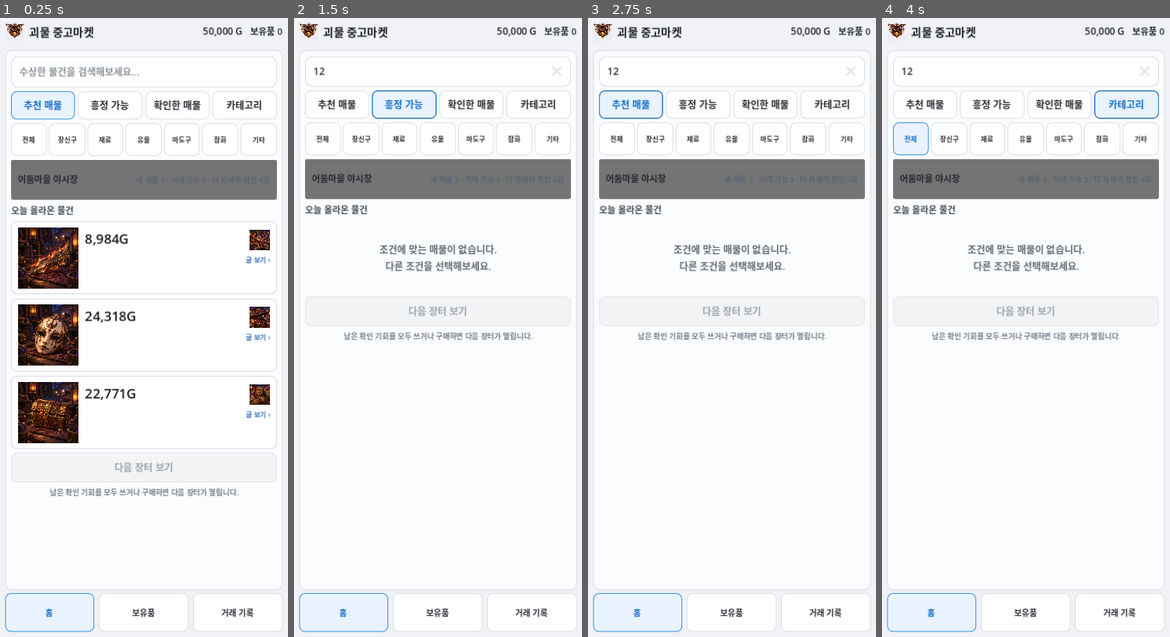
Above: before the commit, frames 1-4 (left to right).
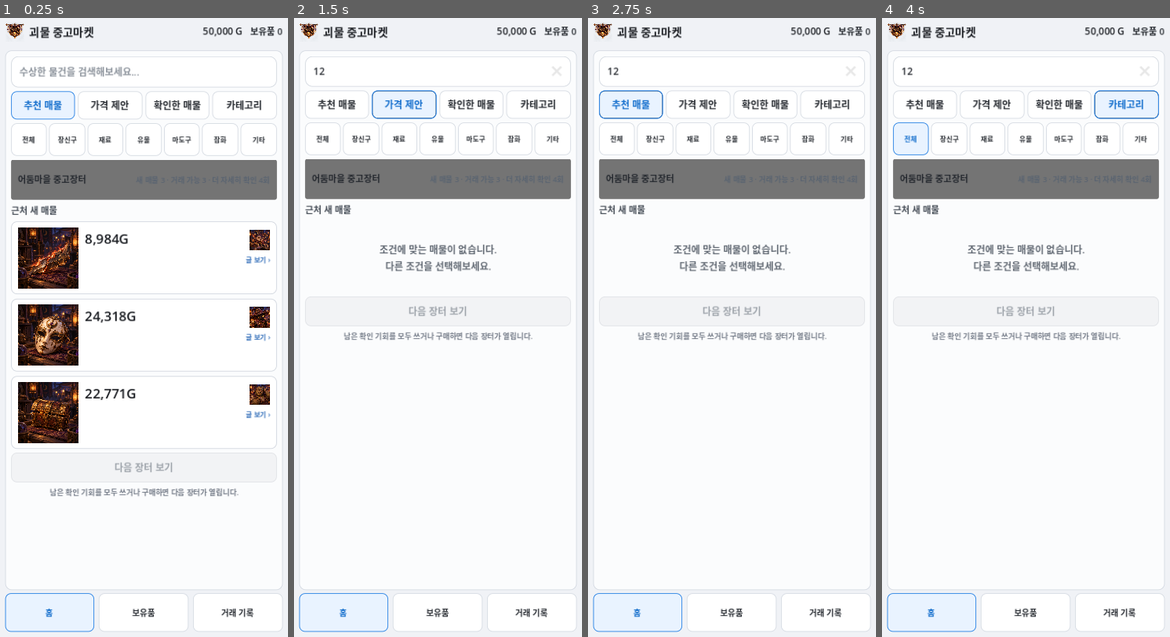
Above: after the commit, the same moments.

Repository: Queenrain9/monster-used-market
Game: Godot game, scene res://scenes/main.tscn
Two runs of this game, one before a commit and one after it. Both use one fixed random seed, a clock stepped at 60 frames per second and the inputs below.
Inputs (mouse positions are in pixels of both pictures, inside the frame that each line leads up to):
- Up to frame 1 (0.25 s): no input
- Up to frame 2 (1.5 s): click (438, 73) at 0.52 s; type "12" at 0.6 s; click "흥정 가능" (after the commit: "가격 제안") at 1.25 s
- Up to frame 3 (2.75 s): click "추천 매물" at 2 s
- Up to frame 4 (4 s): click "확인한 매물" at 2.75 s; click "카테고리" at 3.5 s

The runs differ from the first frame. In frame 1, 0.4% of the frame differs, in the area x 3-45%, y 13-32%; in frame 2, 0.4%; in frame 3, 0.4%; in frame 4, 0.4%.

Commit message:
ui: translate market language into local P2P trading

Diff:
--- a/scenes/main.tscn
+++ b/scenes/main.tscn
@@ -150,7 +150,7 @@
 layout_mode = 2
 size_flags_horizontal = 3
 toggle_mode = true
-text = "흥정 가능"
+text = "가격 제안"
 
 [node name="ViewedTabButton" type="Button" parent="Margin/RootVBox/MarketPanel/Scroll/Box/TabRow"]
 layout_mode = 2
@@ -251,7 +251,7 @@
 custom_minimum_size = Vector2(100, 0)
 layout_mode = 2
 theme_override_font_sizes/font_size = 12
-text = "어둠마을 야시장"
+text = "어둠마을 중고장터"
 vertical_alignment = 1
 
 [node name="MarketIntro" type="Label" parent="Margin/RootVBox/MarketPanel/Scroll/Box/MarketBanner/Inset/MarketState"]
@@ -273,7 +273,7 @@
 layout_mode = 2
 theme_override_font_sizes/font_size = 12
 theme_override_colors/font_color = Color(0.26, 0.29, 0.33, 1)
-text = "오늘 올라온 물건"
+text = "근처 새 매물"
 
 [node name="FeedCards" type="VBoxContainer" parent="Margin/RootVBox/MarketPanel/Scroll/Box"]
 layout_mode = 2
@@ -829,7 +829,7 @@
 [node name="ResponseTitle" type="Label" parent="Margin/RootVBox/DealPanel/Scroll/Box/SellerResponsePanel/Box"]
 layout_mode = 2
 theme_override_font_sizes/font_size = 13
-text = "판매자 반응"
+text = "판매자 답장"
 
 [node name="LastAction" type="Label" parent="Margin/RootVBox/DealPanel/Scroll/Box/SellerResponsePanel/Box"]
 layout_mode = 2
